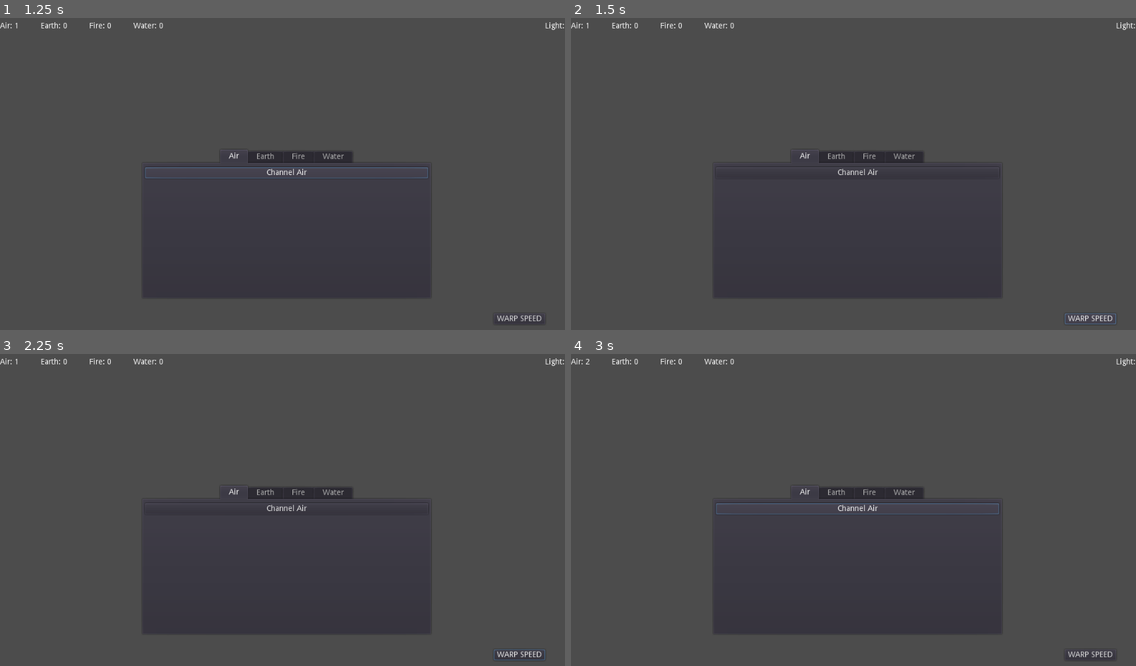
Above: before the commit, frames 1-4 (two rows, left to right).
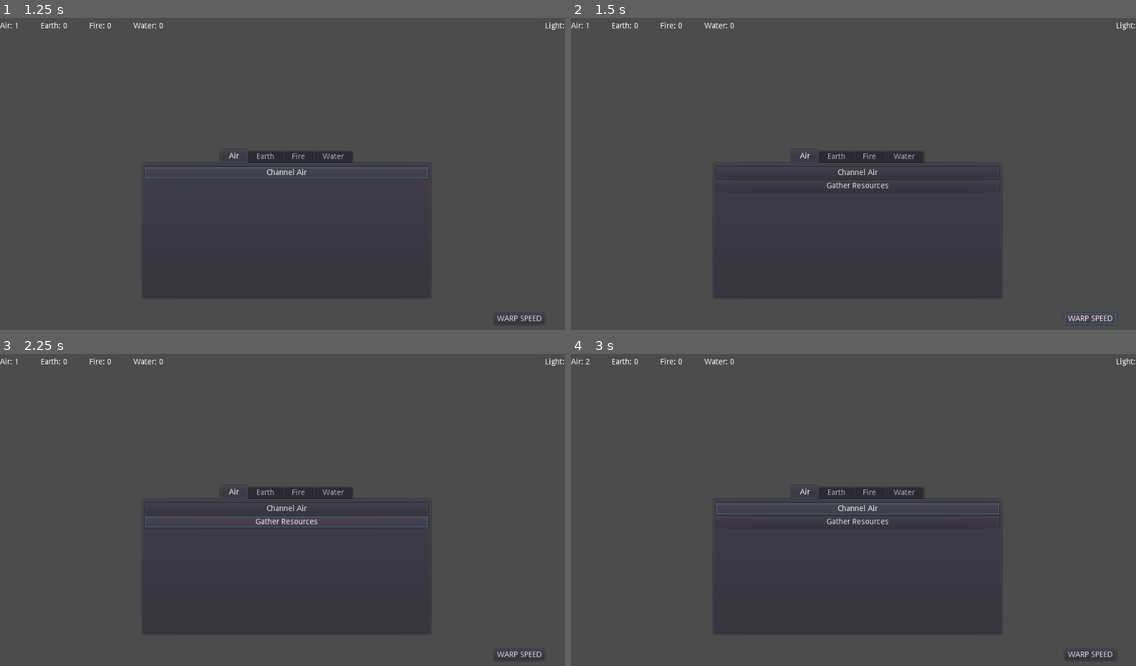
Above: after the commit, the same moments.

Repository: Kevin-Mortimer-19/Spellwarp
Game: Godot game, scene res://Control.tscn
The game is run twice, just before and just after one commit, with the same random seed, the same clock (stepped at 60 frames per second) and the same inputs.
Inputs (mouse positions are in pixels of both pictures, inside the frame that each line leads up to):
- Up to frame 1 (1.25 s): click "Channel Air" at 0.5 s
- Up to frame 2 (1.5 s): click "WARP SPEED" at 1.25 s
- Up to frame 3 (2.25 s): click (288, 522) at 2 s, where only the run after the commit has a clickable "Gather Resources"
- Up to frame 4 (3 s): click "Channel Air" at 2.75 s

Frame 1 is identical in both runs. In frame 2, 0.1% of the frame differs, in the area x 45-57%, y 52-55%; in frame 3, 0.4%, in the area x 25-97%, y 52-99%; in frame 4, 0.1%.

Commit message:
resource groups implemented

Diff:
--- a/Control.tscn
+++ b/Control.tscn
@@ -8,6 +8,7 @@
 script = ExtResource( 1 )
 
 [node name="BaseElements" type="HBoxContainer" parent="."]
+editor/display_folded = true
 anchor_right = 1.0
 anchor_bottom = 1.0
 margin_right = -1.0
@@ -62,7 +63,6 @@
 text = "Water:"
 
 [node name="LightHBox" type="HBoxContainer" parent="."]
-editor/display_folded = true
 margin_right = 1023.0
 margin_bottom = 50.0
 alignment = 2
@@ -94,24 +94,13 @@
 margin_bottom = 20.0
 text = "Channel Air"
 
-[node name="Label1" type="Label" parent="TabContainer/Air"]
+[node name="Gather" type="Button" parent="TabContainer/Air" groups=[
+"air",
+]]
 margin_top = 24.0
 margin_right = 513.0
-margin_bottom = 38.0
-
-[node name="Button2" type="Button" parent="TabContainer/Air"]
-visible = false
-margin_top = 42.0
-margin_right = 513.0
-margin_bottom = 62.0
-text = "Gather Resources"
-
-[node name="Label2" type="Label" parent="TabContainer/Air"]
-margin_top = 42.0
-margin_right = 513.0
-margin_bottom = 56.0
-
-[node name="Timer1" type="Timer" parent="TabContainer/Air"]
+margin_bottom = 44.0
+text = "Gather Resources"
 
 [node name="Earth" type="VBoxContainer" parent="TabContainer"]
 visible = false
@@ -127,24 +116,13 @@
 margin_bottom = 20.0
 text = "Channel Earth"
 
-[node name="Label1" type="Label" parent="TabContainer/Earth"]
-margin_top = 24.0
-margin_right = 317.0
-margin_bottom = 38.0
-
-[node name="Button2" type="Button" parent="TabContainer/Earth"]
-visible = false
+[node name="Gather" type="Button" parent="TabContainer/Earth" groups=[
+"earth",
+]]
 margin_top = 42.0
 margin_right = 317.0
 margin_bottom = 62.0
 text = "Gather Resources"
-
-[node name="Label2" type="Label" parent="TabContainer/Earth"]
-margin_top = 66.0
-margin_right = 317.0
-margin_bottom = 80.0
-
-[node name="Timer1" type="Timer" parent="TabContainer/Earth"]
 
 [node name="Fire" type="VBoxContainer" parent="TabContainer"]
 visible = false
@@ -160,57 +138,34 @@
 margin_bottom = 20.0
 text = "Channel Fire"
 
-[node name="Label1" type="Label" parent="TabContainer/Fire"]
+[node name="Gather" type="Button" parent="TabContainer/Fire" groups=[
+"fire",
+]]
+margin_top = 42.0
+margin_right = 317.0
+margin_bottom = 62.0
+text = "Gather Resources"
+
+[node name="Water" type="VBoxContainer" parent="TabContainer"]
+anchor_right = 1.0
+anchor_bottom = 1.0
+margin_left = 4.0
+margin_top = 32.0
+margin_right = -4.0
+margin_bottom = -4.0
+
+[node name="Button1" type="Button" parent="TabContainer/Water"]
+margin_right = 513.0
+margin_bottom = 20.0
+text = "Channel Water"
+
+[node name="Gather" type="Button" parent="TabContainer/Water" groups=[
+"water",
+]]
 margin_top = 24.0
-margin_right = 317.0
-margin_bottom = 38.0
-
-[node name="Button2" type="Button" parent="TabContainer/Fire"]
-visible = false
-margin_top = 42.0
-margin_right = 317.0
-margin_bottom = 62.0
-text = "Gather Resources"
-
-[node name="Label2" type="Label" parent="TabContainer/Fire"]
-margin_top = 66.0
-margin_right = 317.0
-margin_bottom = 80.0
-
-[node name="Timer1" type="Timer" parent="TabContainer/Fire"]
-
-[node name="Water" type="VBoxContainer" parent="TabContainer"]
-visible = false
-anchor_right = 1.0
-anchor_bottom = 1.0
-margin_left = 4.0
-margin_top = 32.0
-margin_right = -4.0
-margin_bottom = -4.0
-
-[node name="Button1" type="Button" parent="TabContainer/Water"]
-margin_right = 317.0
-margin_bottom = 20.0
-text = "Channel Water"
-
-[node name="Label1" type="Label" parent="TabContainer/Water"]
-margin_top = 24.0
-margin_right = 317.0
-margin_bottom = 38.0
-
-[node name="Button2" type="Button" parent="TabContainer/Water"]
-visible = false
-margin_top = 42.0
-margin_right = 317.0
-margin_bottom = 62.0
-text = "Gather Resources"
-
-[node name="Label2" type="Label" parent="TabContainer/Water"]
-margin_top = 66.0
-margin_right = 317.0
-margin_bottom = 80.0
-
-[node name="Timer1" type="Timer" parent="TabContainer/Water"]
+margin_right = 513.0
+margin_bottom = 44.0
+text = "Gather Resources"
 
 [node name="VBoxContainer" type="VBoxContainer" parent="."]
 editor/display_folded = true
--- a/Scripts/BigScript.gd
+++ b/Scripts/BigScript.gd
@@ -99,32 +99,68 @@
 
 func new_dimension():
 	current_dim = dim.new(rng.randi_range(1,5),rng.randi_range(1,5),rng.randi_range(1,5),rng.randi_range(1,5))
-	display_resources(current_dim.get_resource_1(), current_dim.get_resource_2())
+	resources(current_dim.get_resource_1(), current_dim.get_resource_2())
 
-func display_resources(r1, r2):
+func resources(r1, r2):
+	disable_groups()
+
 	print("The resources available are as follows:")
 	match r1:
 		0:
 			print("AIR")
+			air_resource()
 		1:
 			print("EARTH")
+			earth_resource()
 		2:
 			print ("FIRE")
+			fire_resource()
 		3:
 			print("WATER")
+			water_resource()
 	match r2:
 		0:
 			print("AIR")
+			air_resource()
 		1:
 			print("EARTH")
+			earth_resource()
 		2:
 			print ("FIRE")
+			fire_resource()
 		3:
 			print("WATER")
+			water_resource()
 
 func _on_bean_farmer_timer_timeout():
 	set_count(bean_farmer_count * bean_farm.get_output())
 
+func air_resource():
+	for r in get_tree().get_nodes_in_group("air"):
+		r.visible = true
+
+func earth_resource():
+	for r in get_tree().get_nodes_in_group("earth"):
+		r.visible = true
+
+func fire_resource():
+	for r in get_tree().get_nodes_in_group("fire"):
+		r.visible = true
+
+func water_resource():
+	for r in get_tree().get_nodes_in_group("water"):
+		r.visible = true
+
+func disable_groups():
+	for r in get_tree().get_nodes_in_group("air"):
+		r.visible = false
+	for r in get_tree().get_nodes_in_group("earth"):
+		r.visible = false
+	for r in get_tree().get_nodes_in_group("fire"):
+		r.visible = false
+	for r in get_tree().get_nodes_in_group("water"):
+		r.visible = false
+
 func _on_warp_button_pressed():
 	print("Warp!")
 	new_dimension()
